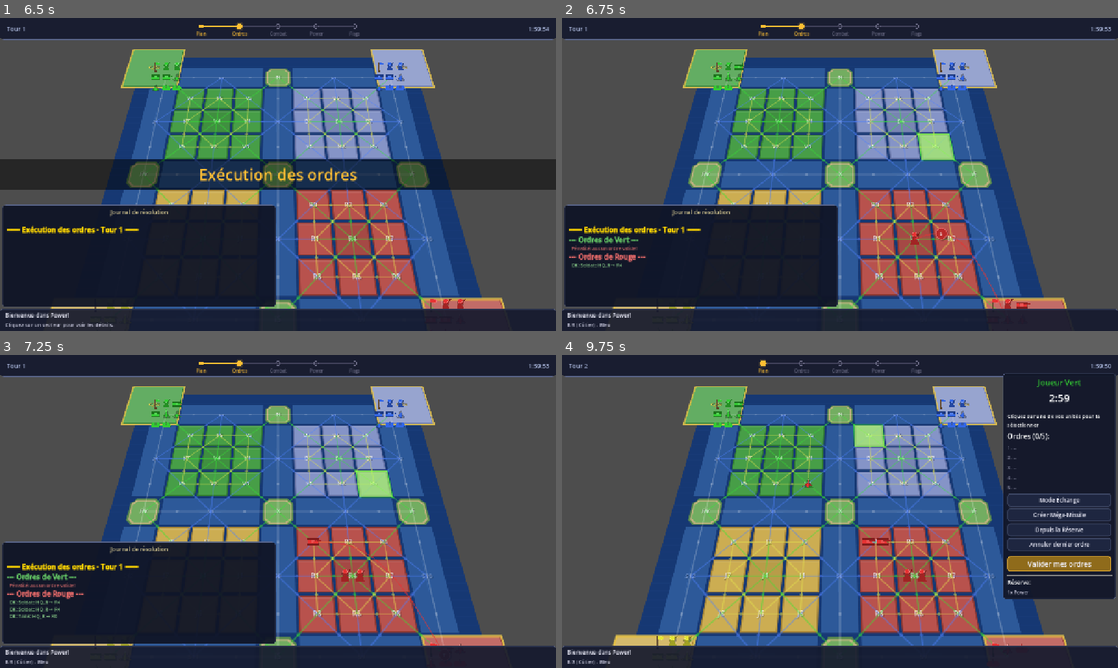
Above: before the commit, frames 1-4 (two rows, left to right).
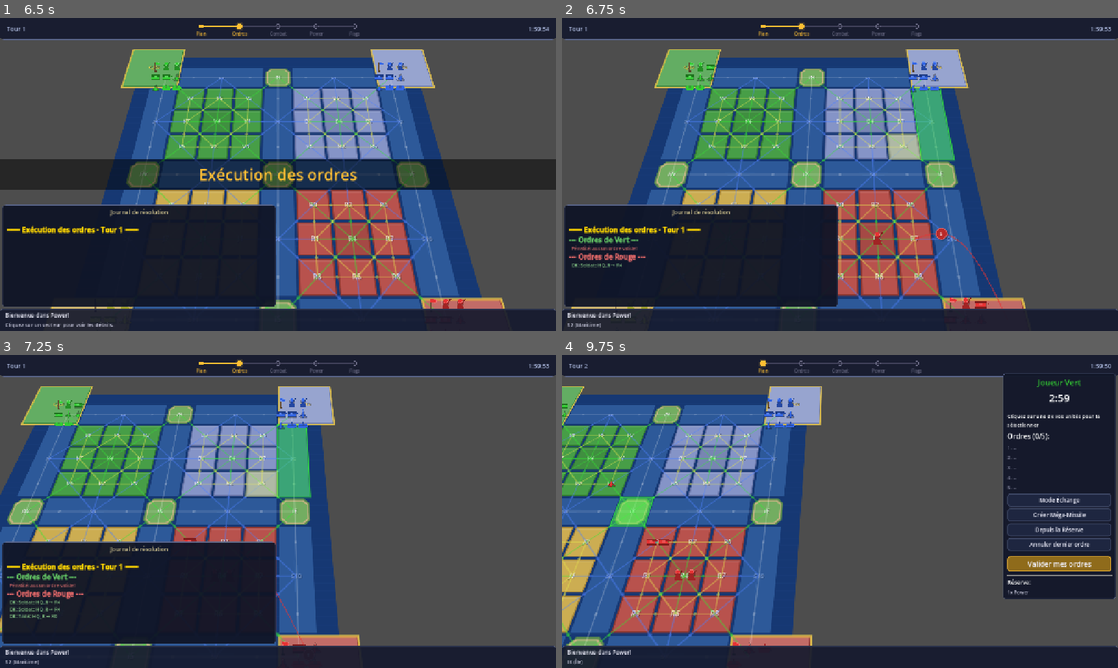
Above: after the commit, the same moments.

Repository: Njko/power_the_game
Game: Godot game, scene res://scenes/main.tscn
Two runs of this game, one before a commit and one after it. Both use one fixed random seed, a clock stepped at 60 frames per second and the inputs below.
Inputs (mouse positions are in pixels of both pictures, inside the frame that each line leads up to):
- Up to frame 1 (6.5 s): click "1 vs 1 Duel" at 0.5 s; click "Mode Échange" at 1.25 s; click "Créer Méga-Missile" at 2 s; click "Mode Échange" at 2.75 s; click "Depuis la Réserve" at 3.5 s; click "Mode Échange" at 4.25 s; click "Annuler dernier ordre" at 5 s; click "Valider mes ordres" at 5.75 s
- Up to frame 2 (6.75 s): tap Enter (ui_accept) at 6.5 s; move the mouse to (962, 158) at 6.52 s; hold Right (ui_right) from 6.53 s (still down); click (962, 158) at 6.67 s
- Up to frame 3 (7.25 s): keep holding Right (ui_right); tap Enter (ui_accept) at 6.77 s
- Up to frame 4 (9.75 s): release Right (ui_right) at 7.25 s; drag from (728, 527) to (812, 574) at 7.27 s; move the mouse to (895, 442) at 8.02 s; hold Right (ui_right) 8.03-8.75 s; click (895, 442) at 8.17 s; drag from (812, 574) to (673, 464) at 8.77 s; tap Enter (ui_accept) at 9.5 s; move the mouse to (1006, 558) at 9.52 s; hold Left (ui_left) from 9.53 s (still down); click (1006, 558) at 9.67 s

Frame 1 is identical in both runs. In frame 2, 27% of the frame differs, in the area x 1-91%, y 10-99%; in frame 3, 44%; in frame 4, 63%, in the area x 0-91%, y 10-99%.

Commit message:
feat: camera panning with middle mouse button and arrow keys
Add panoramic camera control: middle-click drag moves the view target
on the XZ plane relative to camera orientation, arrow keys provide
continuous keyboard panning. Both scale with zoom distance for natural feel.

Co-Authored-By: Claude Opus 4.6 (1M context) <noreply@anthropic.com>

Diff:
--- a/scripts/board/camera_controller.gd
+++ b/scripts/board/camera_controller.gd
@@ -1,8 +1,10 @@
 extends Node
 class_name CameraController
 
-## Contrôle l'orbite et le zoom de la caméra autour du plateau.
+## Contrôle l'orbite, le zoom et le panoramique de la caméra autour du plateau.
 ## Clic-droit + drag = rotation (azimuth + élévation)
+## Clic-milieu + drag = panoramique (déplacement du target sur le plan XZ)
+## Flèches du clavier = panoramique
 ## Molette = zoom (rapprocher/éloigner)
 
 var camera: Camera3D
@@ -20,8 +22,11 @@
 const DISTANCE_MAX := 20.0
 const MOUSE_SENSITIVITY := 0.005
 const ZOOM_SPEED := 0.5
+const PAN_SENSITIVITY := 0.01
+const PAN_KEYBOARD_SPEED := 5.0
 
 var _is_orbiting := false
+var _is_panning := false
 
 func _ready() -> void:
 	pass
@@ -35,6 +40,10 @@
 		if event.button_index == MOUSE_BUTTON_RIGHT:
 			_is_orbiting = event.pressed
 
+		# Clic milieu: début/fin panoramique
+		elif event.button_index == MOUSE_BUTTON_MIDDLE:
+			_is_panning = event.pressed
+
 		# Molette: zoom
 		elif event.button_index == MOUSE_BUTTON_WHEEL_UP and event.pressed:
 			distance = clampf(distance - ZOOM_SPEED, DISTANCE_MIN, DISTANCE_MAX)
@@ -44,11 +53,45 @@
 			distance = clampf(distance + ZOOM_SPEED, DISTANCE_MIN, DISTANCE_MAX)
 			_update_camera_position()
 
-	# Mouvement souris: orbite
-	elif event is InputEventMouseMotion and _is_orbiting:
-		azimuth -= event.relative.x * MOUSE_SENSITIVITY
-		elevation = clampf(elevation + event.relative.y * MOUSE_SENSITIVITY, ELEVATION_MIN, ELEVATION_MAX)
+	# Mouvement souris
+	elif event is InputEventMouseMotion:
+		if _is_orbiting:
+			azimuth -= event.relative.x * MOUSE_SENSITIVITY
+			elevation = clampf(elevation + event.relative.y * MOUSE_SENSITIVITY, ELEVATION_MIN, ELEVATION_MAX)
+			_update_camera_position()
+		elif _is_panning:
+			_pan_camera(event.relative)
+
+func _process(delta: float) -> void:
+	if camera == null:
+		return
+
+	# Flèches du clavier: panoramique
+	var pan_input := Vector2.ZERO
+	if Input.is_action_pressed("ui_left"):
+		pan_input.x -= 1.0
+	if Input.is_action_pressed("ui_right"):
+		pan_input.x += 1.0
+	if Input.is_action_pressed("ui_up"):
+		pan_input.y -= 1.0
+	if Input.is_action_pressed("ui_down"):
+		pan_input.y += 1.0
+
+	if pan_input != Vector2.ZERO:
+		var speed: float = PAN_KEYBOARD_SPEED * delta
+		# Projeter sur le plan XZ relatif à l'azimuth
+		var right := Vector3(cos(azimuth), 0, -sin(azimuth))
+		var forward := Vector3(sin(azimuth), 0, cos(azimuth))
+		target += right * pan_input.x * speed + forward * pan_input.y * speed
 		_update_camera_position()
+
+func _pan_camera(relative: Vector2) -> void:
+	## Déplace le target sur le plan XZ en fonction du mouvement souris.
+	var factor: float = distance * PAN_SENSITIVITY
+	var right := Vector3(cos(azimuth), 0, -sin(azimuth))
+	var forward := Vector3(sin(azimuth), 0, cos(azimuth))
+	target += right * relative.x * factor + forward * relative.y * factor
+	_update_camera_position()
 
 func _update_camera_position() -> void:
 	if camera == null:
